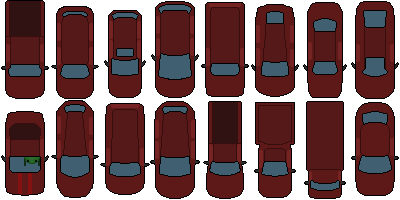
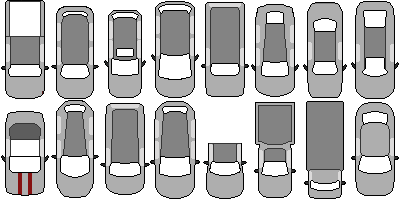
Comparing the layer stacks of the two w=400, h=200 images. Changes:
hid "Window" over [9, 5, 391, 190]
painted on "Car", masked it over [6, 0, 394, 198]
hid "Zombie.png copy" over [24, 148, 40, 166]
hid "Base", painted on it over [6, 0, 394, 198]
